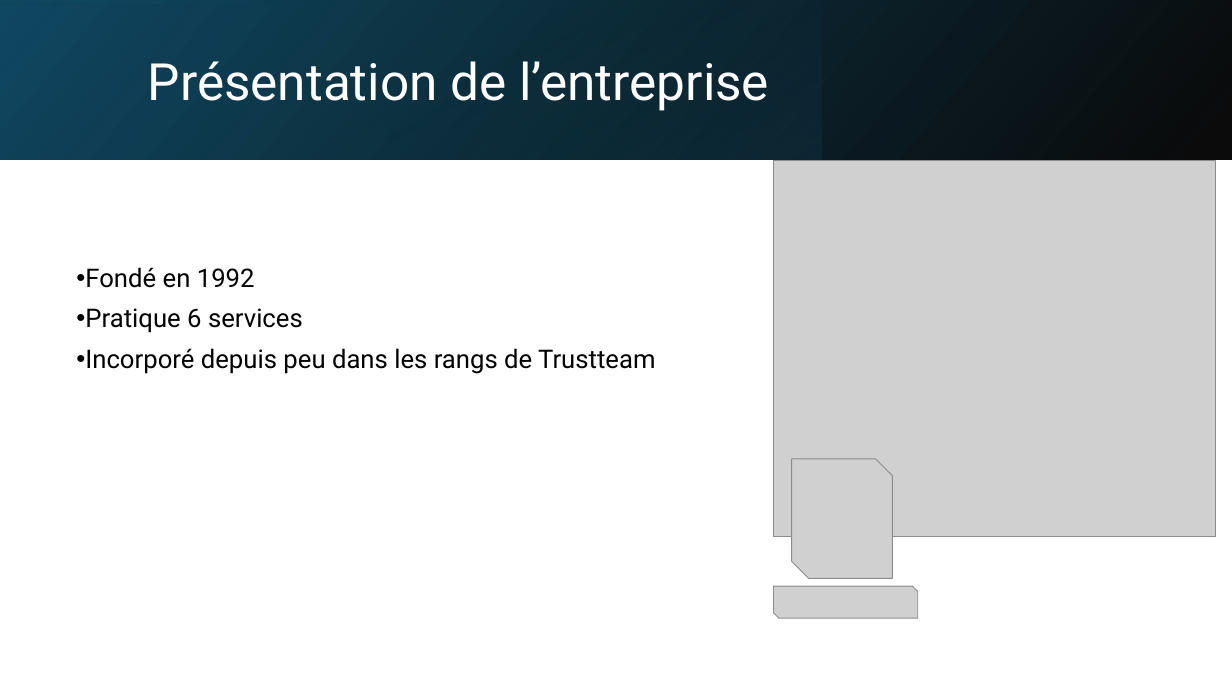
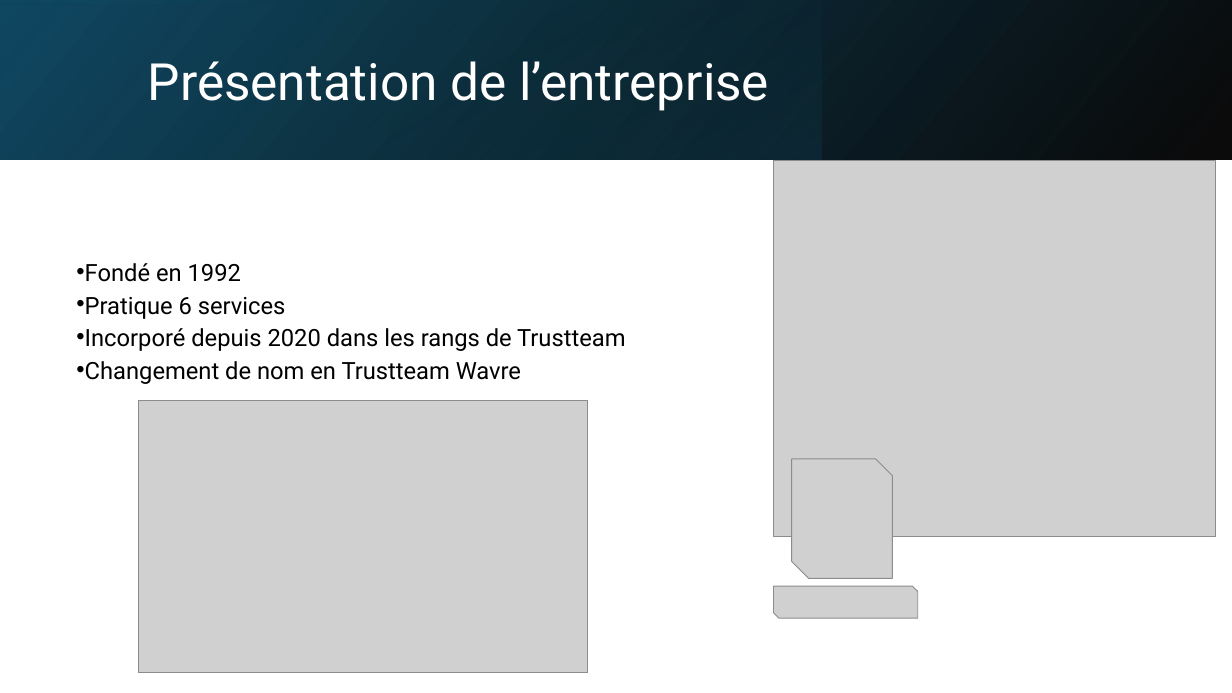
Before and after one commit to Vinc1347900/Stage_Henallux, a slide deck: slide 3 of TFE/DHAIMI_Vincent_PP_TFE.pptx. Drawn at 1232x693 pixels with LibreOffice and Linux fonts; fonts in the diff are those of the drawing; grey boxes stand for pictures. Boxes give left, top, right and bottom in pixels: in the first picture for what was removed or moved away, otherwise in the second. Text is boxed around its words. In the diff, an @@ line names an element or a change of style, - is before the commit and + after.

```diff
--- a/TFE/DHAIMI_Vincent_PP_TFE.pptx
+++ b/TFE/DHAIMI_Vincent_PP_TFE.pptx
@@ text at [85, 263, 286, 319]: size 20 to 18.5 pt in "Fondé en 1992", "Pratique 6 services"; line spacing 0.9 to 0.7 @@
@@ text at [85, 328, 625, 384]: text changed; size 20 to 18.5 pt @@
-• Incorporé depuis peu dans les rangs de Trustteam
+• Incorporé depuis 2020 dans les rangs de Trustteam
+• Changement de nom en Trustteam Wavre
@@ picture added at [139, 401, 588, 673] @@
```
Also in this commit, not shown: 11 other slides changed, 4 other files.
